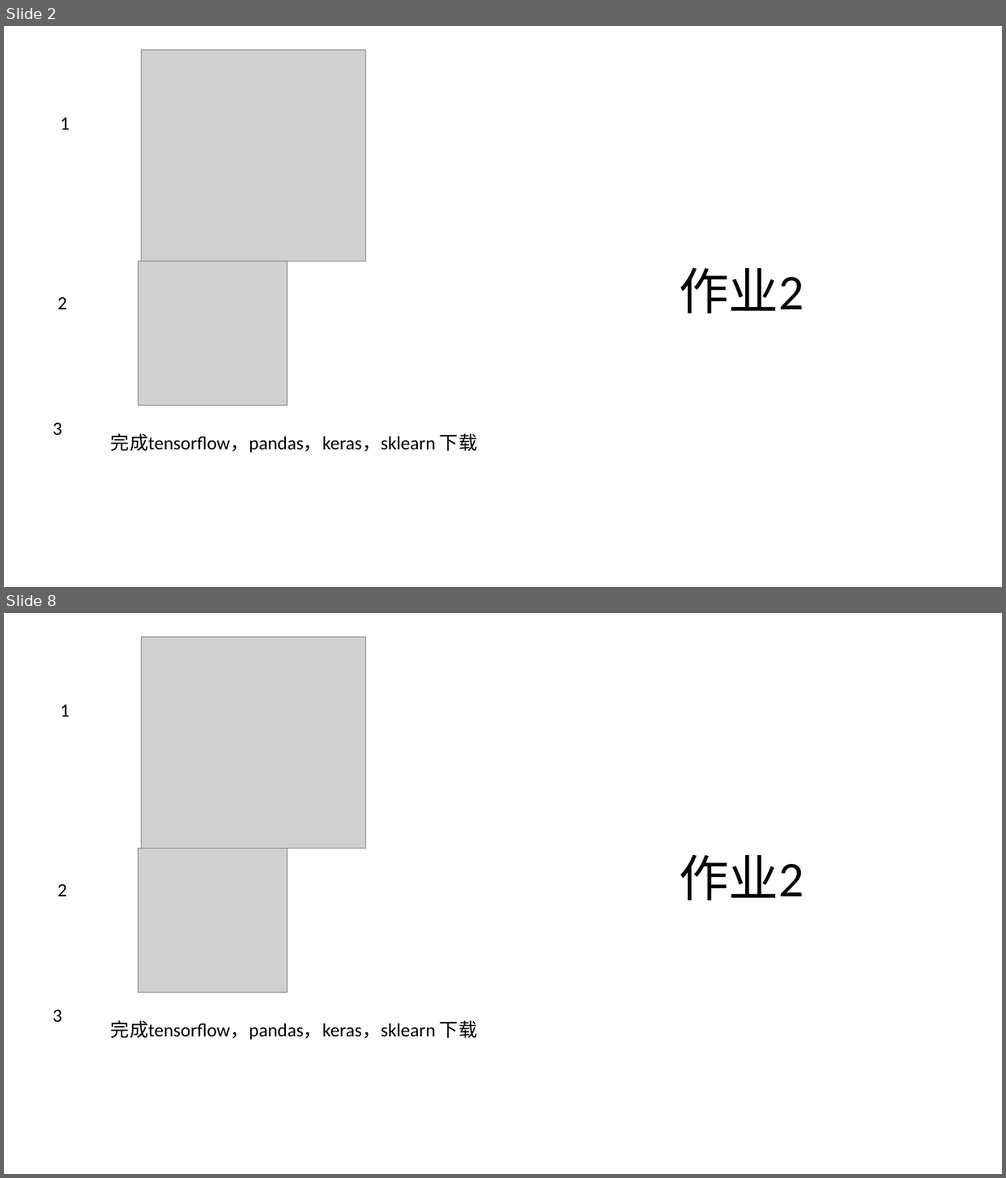
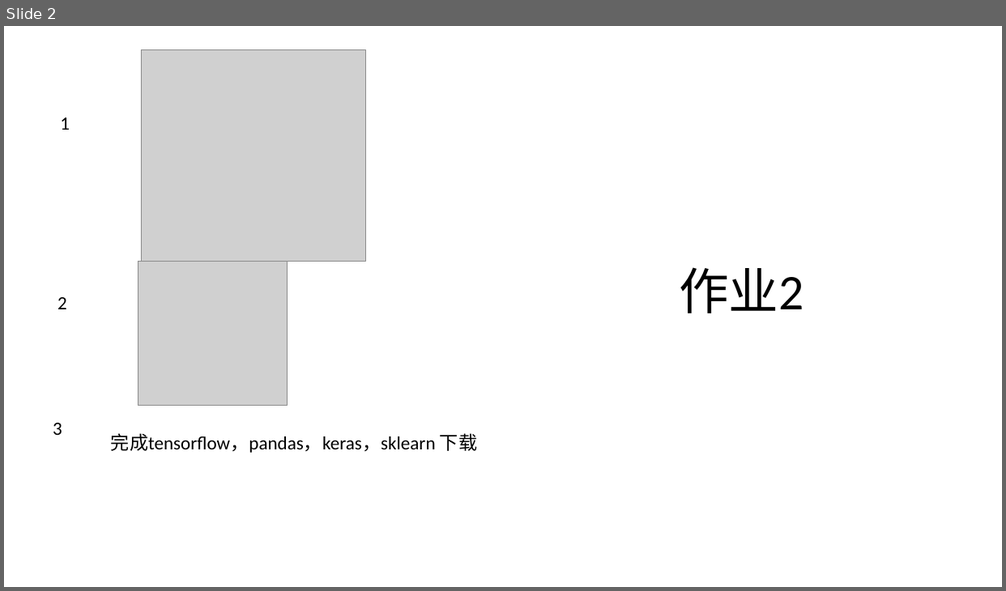
Before and after one commit to erdeq-upenn/stock, a slide deck: wk3/WK3.pptx. Shown one above the other, each under a label of ours: slides 2 and 8 before the commit, slide 2 after it; the slides between them are not shown. The pictures are 1006x1178 and 1006x591 pixels, drawn with LibreOffice and Linux fonts; fonts in the diff are those of the drawing; grey boxes stand for pictures. Boxes give left, top, right and bottom in pixels: in the first picture for what was removed or moved away, otherwise in the second. Text is boxed around its words. In the diff, an @@ line names an element or a change of style, - is before the commit and + after.

```diff
--- a/wk3/WK3.pptx
+++ b/wk3/WK3.pptx
@@ slide 8 removed at bbox=[4, 613, 1002, 1174], background #FFFFFF @@
@@ picture removed at bbox=[141, 637, 365, 848] @@
@@ text removed at bbox=[60, 705, 70, 717] @@
-1
@@ picture removed at bbox=[138, 848, 288, 993] @@
@@ text removed at bbox=[679, 854, 803, 901] @@
-作业2
@@ text removed at bbox=[57, 884, 67, 897] @@
-2
@@ text removed at bbox=[53, 1010, 62, 1022] @@
-3
@@ text removed at bbox=[111, 1020, 477, 1040] @@
-完成tensorflow，pandas，keras，sklearn 下载
```
Also in this commit, not shown: 3 slides added, 5 other slides removed, 16 other files.
